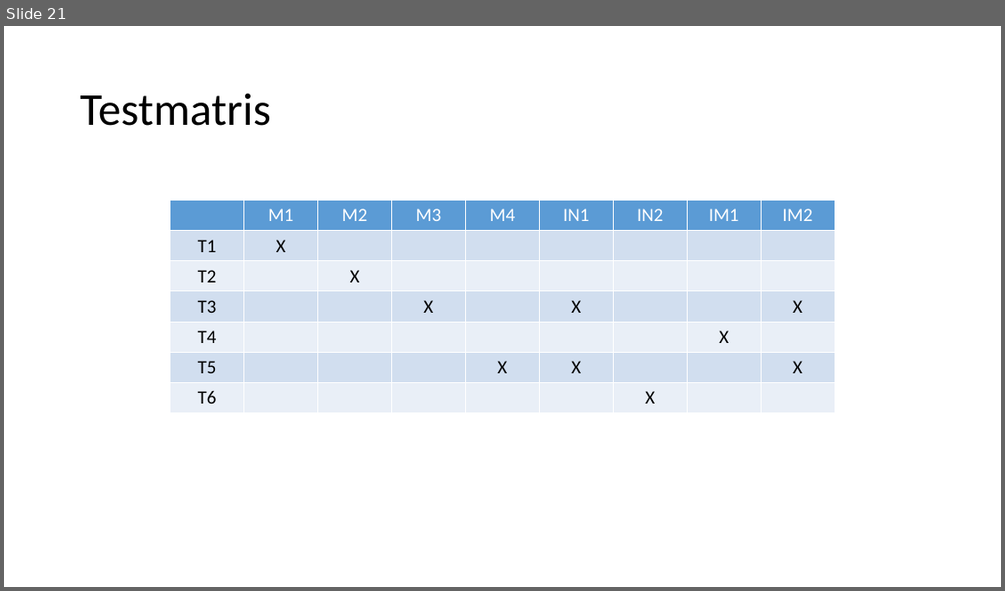
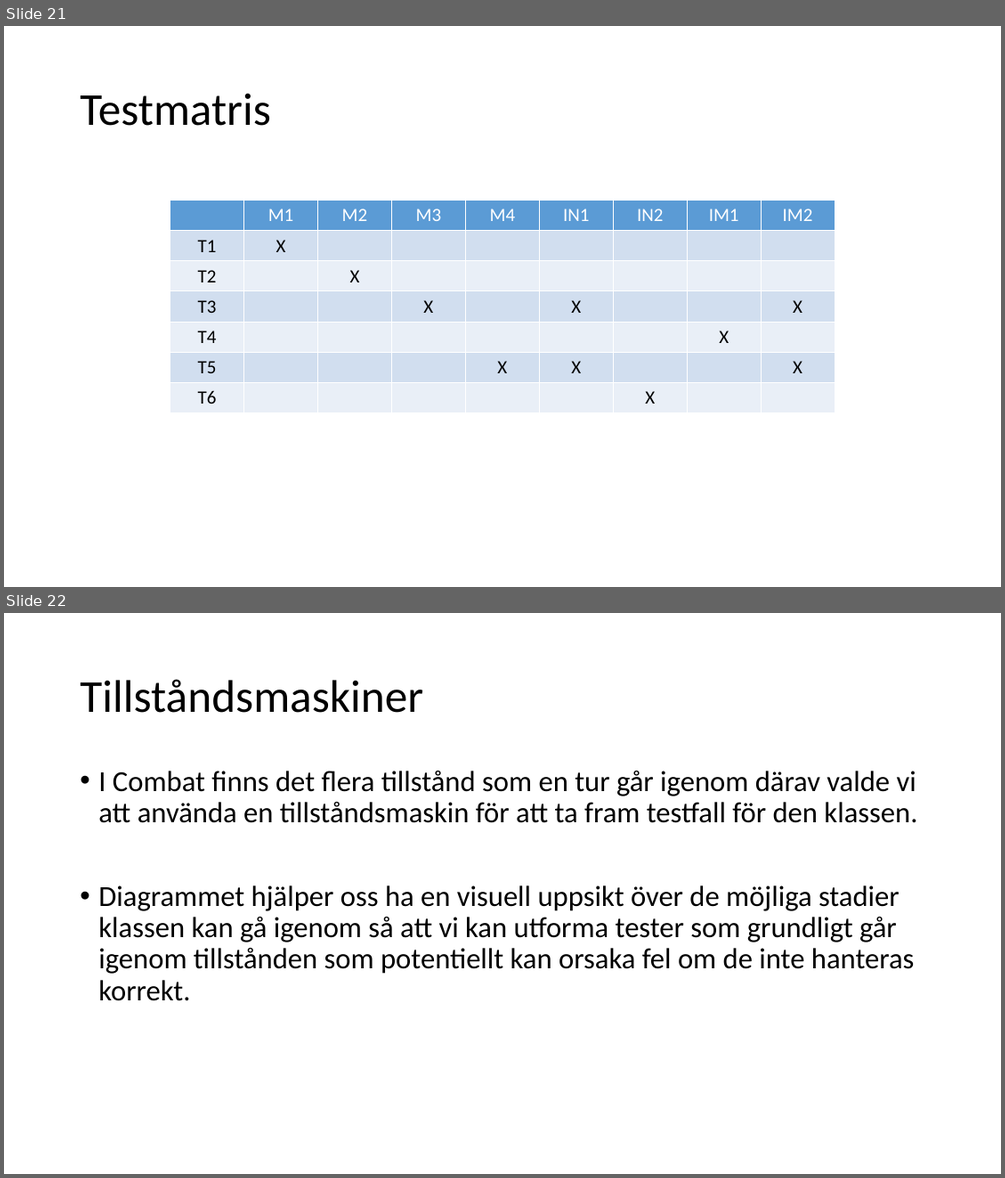
Before and after one commit to knopp10000/Inte_Roligt, a slide deck: slutredovisning.pptx. Shown one above the other, each under a label of ours: slide 21 before the commit, slides 21 and 22 after it. The pictures are 1005x591 and 1005x1178 pixels, drawn with LibreOffice and Linux fonts; fonts in the diff are those of the drawing. Boxes give left, top, right and bottom in pixels: in the first picture for what was removed or moved away, otherwise in the second. Text is boxed around its words. In the diff, an @@ line names an element or a change of style, - is before the commit and + after.

```diff
--- a/slutredovisning.pptx
+++ b/slutredovisning.pptx
@@ slide 22 added at (4,613,1001,1174), background #FFFFFF @@
@@ title added at (80,679,423,713), 44 pt, text #000000 @@
+Tillståndsmaskiner
@@ text added at (98,771,917,1001), 28 pt, text #000000 @@
+• I Combat finns det flera tillstånd som en tur går igenom därav valde vi att använda en tillståndsmaskin för att ta fram testfall för den klassen.
+• Diagrammet hjälper oss ha en visuell uppsikt över de möjliga stadier klassen kan gå igenom så att vi kan utforma tester som grundligt går igenom tillstånden som potentiellt kan orsaka fel om de inte hanteras korrekt.
```
Also in this commit, not shown: 1 slide removed.
